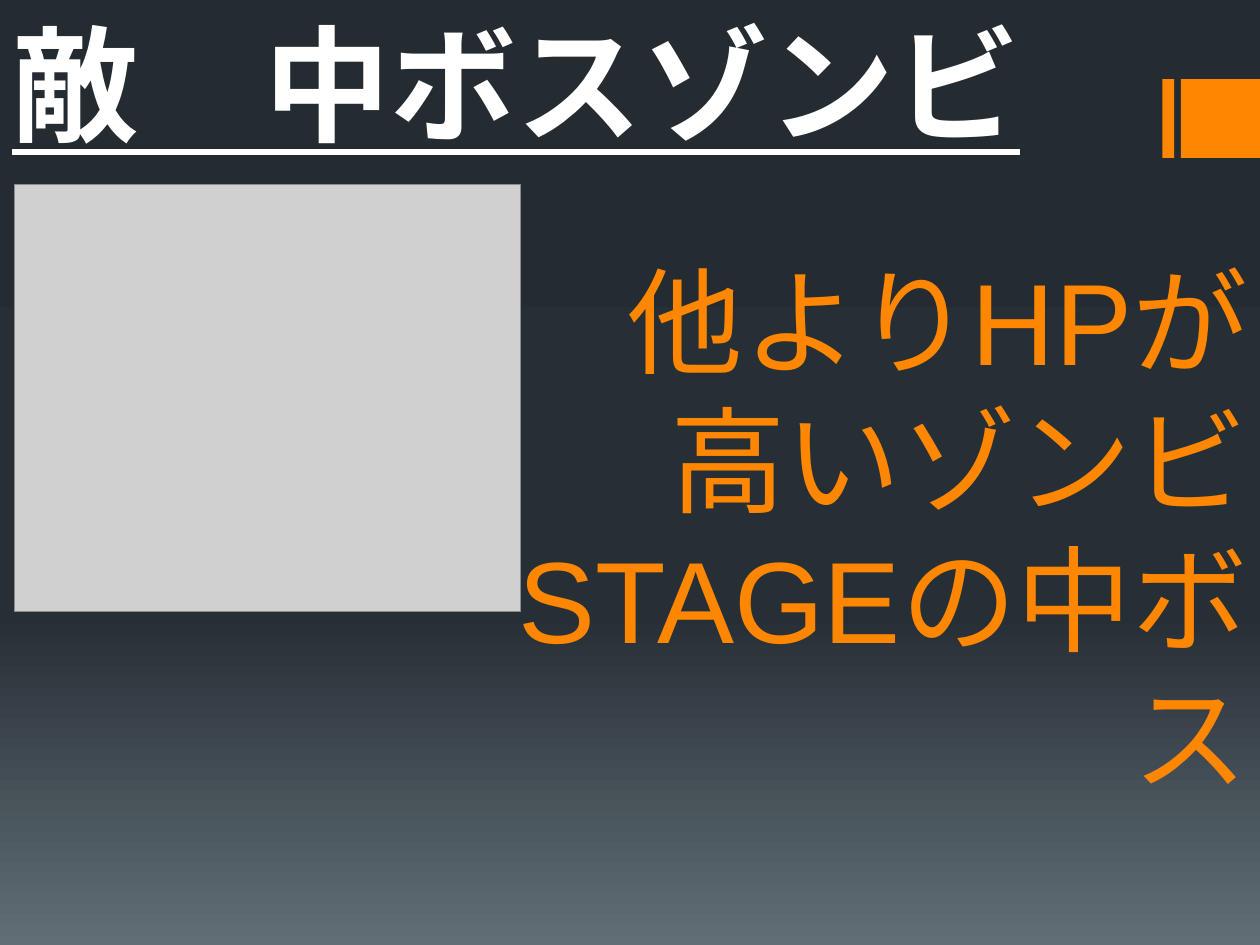
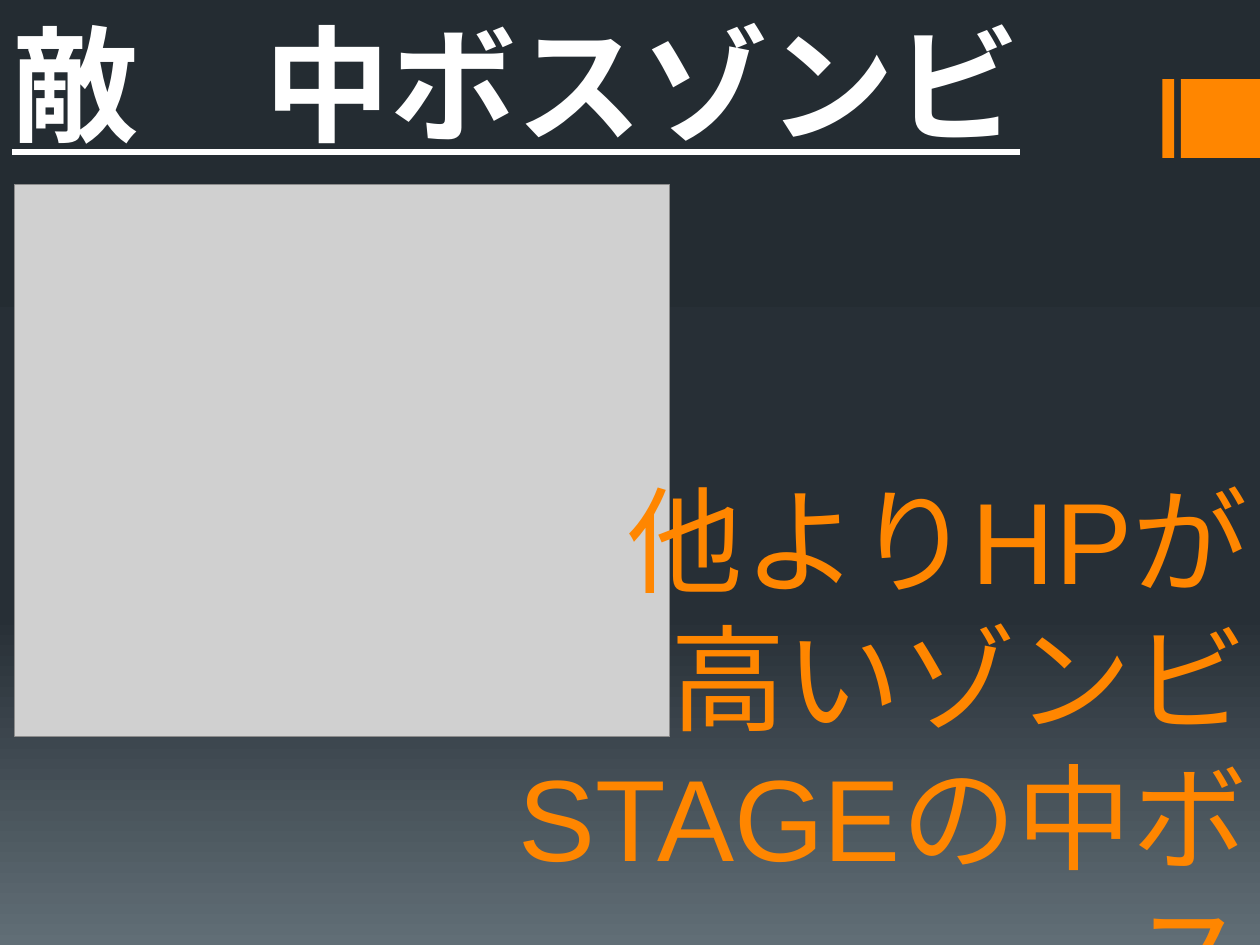
Before and after one commit to Shirayuki1850/-, a slide deck: slide 6 of 説明書.pptx. Drawn at 1260x945 pixels with LibreOffice and Linux fonts; fonts in the diff are those of the drawing; grey boxes stand for pictures. Boxes give left, top, right and bottom in pixels: in the first picture for what was removed or moved away, otherwise in the second. Text is boxed around its words. In the diff, an @@ line names an element or a change of style, - is before the commit and + after.

```diff
--- a/説明書.pptx
+++ b/説明書.pptx
@@ picture: place and size @@
-picture at box(15, 185, 522, 612)
+picture at box(15, 185, 670, 737)
@@ text "他よりHPが" rewrapped from box(628, 267, 1248, 514) to box(628, 466, 1248, 732) @@
```
Also in this commit, not shown: 1 other slide changed.
